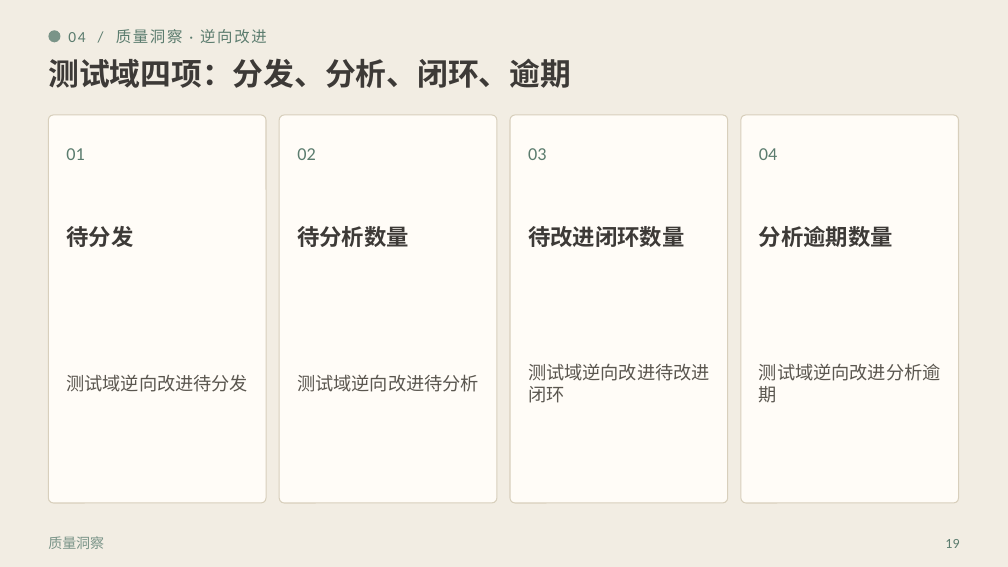
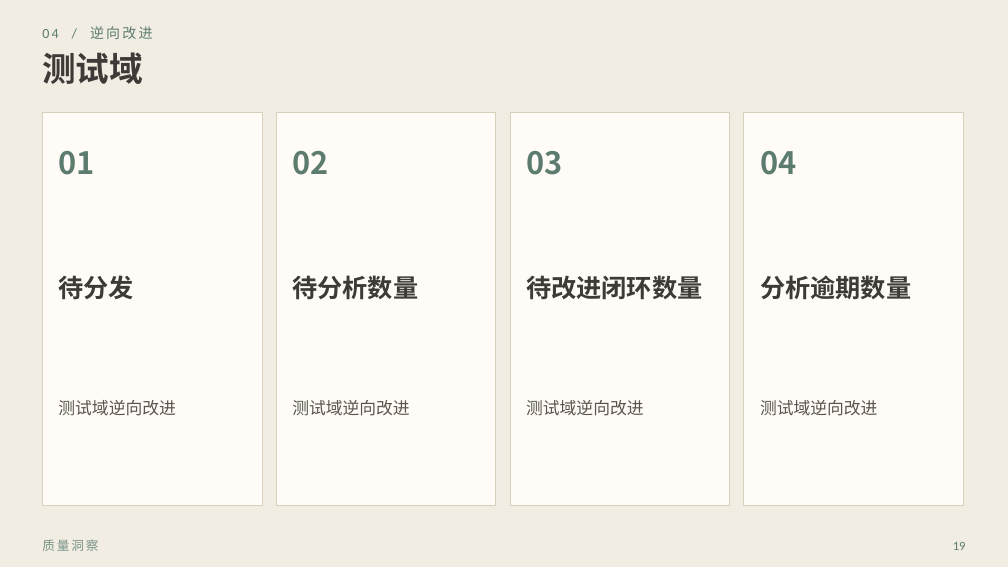
Before and after one commit to khalildai/test-send-file, a slide deck: slide 19 of 效能平台版本发布会.pptx. Drawn at 1008x567 pixels with LibreOffice and Linux fonts; fonts in the diff are those of the drawing. Boxes give left, top, right and bottom in pixels: in the first picture for what was removed or moved away, otherwise in the second. Text is boxed around its words. In the diff, an @@ line names an element or a change of style, - is before the commit and + after.

```diff
--- a/效能平台版本发布会.pptx
+++ b/效能平台版本发布会.pptx
@@ text at (42,26,153,39): text changed; size 11 to 10 pt @@
-04 / 质量洞察 · 逆向改进
+04 / 逆向改进
@@ text at (42,52,143,84): text changed; size 22 to 24 pt @@
-测试域四项：分发、分析、闭环、逾期
+测试域
@@ ellipse removed at (48,30,60,42) @@
@@ rounded rectangle to rectangle in 4 elements at (510,113,730,506), (276,113,496,506), (744,113,964,506), (42,113,262,506) @@
@@ rectangle: place and size @@
-rectangle at (48,115,266,503)
+rectangle at (42,113,262,506)
@@ rectangle: place and size @@
-rectangle at (741,115,959,503)
+rectangle at (744,113,964,506)
@@ size 13 to 22 pt, font Calibri to Noto Sans CJK SC, bold on in 4 elements at (526,151,562,175), (292,151,328,175), (760,151,796,175), (58,151,94,175) @@
@@ text "01": place and size @@
-text "01" at (66,148,84,160)
+text "01" at (58,151,94,175)
@@ size 16 to 18 pt in 4 elements at (526,275,702,300), (292,275,418,300), (760,275,911,300), (58,275,134,300) @@
@@ text "待分发": place and size @@
-text "待分发" at (66,226,133,247)
+text "待分发" at (58,275,134,300)
@@ text "待分析数量": place and size @@
-text "待分析数量" at (297,226,409,247)
+text "待分析数量" at (292,275,418,300)
@@ text "待改进闭环数量": place and size @@
-text "待改进闭环数量" at (528,226,684,247)
+text "待改进闭环数量" at (526,275,702,300)
@@ text "分析逾期数量": place and size @@
-text "分析逾期数量" at (759,226,893,247)
+text "分析逾期数量" at (760,275,911,300)
@@ text at (58,400,175,416): text changed; size 13 to 12 pt @@
-测试域逆向改进待分发
+测试域逆向改进
@@ text at (292,400,409,416): text changed; size 13 to 12 pt @@
-测试域逆向改进待分析
+测试域逆向改进
@@ text at (526,400,643,416): text changed; size 13 to 12 pt @@
-测试域逆向改进待改进闭环
+测试域逆向改进
@@ text at (760,400,877,416): text changed; size 13 to 12 pt @@
-测试域逆向改进分析逾期
+测试域逆向改进
@@ text "质量洞察" at (42,539,98,551): size 10 to 9 pt, letter spacing 0 to 1.4 pt @@
@@ text "19": place and size @@
-text "19" at (945,539,959,548)
+text "19" at (953,542,966,550)
@@ text "19" at (953,542,966,550): size 10 to 9 pt @@
```
Also in this commit, not shown: 22 other slides changed.
